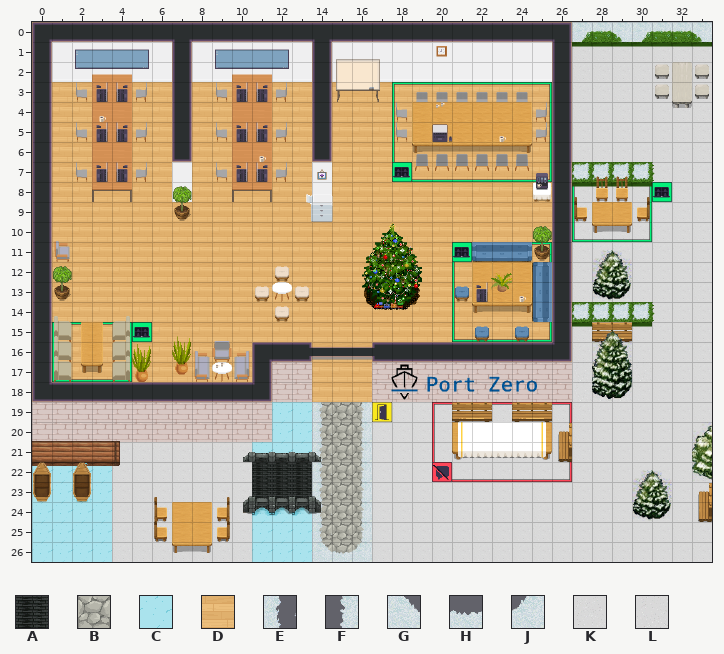
Two states of a Tiled map (JSON), office-xmas.tmj. This is how it looked before the edit.
Cells are 32x32 px. Shown: x 0..33, y 0..26.
Key: from "WA_Exterior": A 651, B 665, C 678; from "WA_Room_Builder": D 169; from "snowWIP": E 157, F 159, G 173, H 174, J 175; from "snow_on_stones": K 27, L 37.
_ is an empty cell, # one hidden under a higher layer.
Layers that did not change in this view are not listed.
Layer "boeden" before, first column x 0:
 0 ___________________________#######
 1 ___________________________#######
 2 ___________________________#######
 3 #DD##DD_DD##DD_DDDDDDDDDDD_#######
 4 #DD##DD_DD##DD_DDDDD####DD_#######
 5 #DD##DD_DD##DD_DDDDD#####D_#######
 6 #DD##DD_DD##DD_DDDDDDDDDDD_#######
 7 #DD##DD_DD##DD_DDDDDDDDDDD_#######
 8 #DDDDDD_DDDDDD_DDDDDDDDDDD_#######
 9 #DDDDDDDDDDDDD#DDDDDDDDDDD_#######
10 _DDDDDDDDDDDDDDDDDDDDDDDDD_#######
11 #DDDDDDDDDDDDDDDDDDDDDD#DD_#######
12 #DDDDDDDDDDDDDDDD##DDDDDDD_#######
13 #DDDDDDDDDDDDDDDD##DDDD#D#_#######
14 #DDDDDDDDDDDDDDDDDDDDDDDDD_#######
15 #DDDDDDDDDDDDDDDDDDDDDDDDD_#######
16 #DDDDDDDDDD___DDD__________#######
17 #DDDDDDDDDD_##DDD___##############
18 ____________##DDD___##############
19 ____________##BBB#################
20 ____________##BBB#################
21 ##############BBB#################
22 ###########AAABBB#################
23 ###########AAABBB#################
24 ##############BBB#################
25 ##############BBB#################
26 ##############BBB#################
Layer "schnee" before, first column x 0:
 0 __________________________________
 1 ___________________________KKKKKKK
 2 ___________________________KKKKKKK
 3 __________________________#KKKKK#K
 4 __________________________#KKKKKKK
 5 ___________________________KKKKKKK
 6 ___________________________KKKKKKK
 7 ___________________________####KKK
 8 ___________________________KKKKKKK
 9 ___________________________KKKKKKK
10 ___________________________KKKKKKK
11 ___________________________KKKKKKK
12 ___________________________KKKKKKK
13 ___________________________KKKKKKK
14 ___________________________#___KKK
15 ___________________________KKKKKKK
16 ___________________________KLLKKKK
17 ___________________________LLLLKKK
18 ___________________________LLLKKKK
19 ____________CCE_FKKKKKKKKKKKKKKKKK
20 ____________CCE_FKKKK####KKKKKKKKK
21 ____KKKKKKKCCCE_FKKKKKKKKKKKKKKKKK
22 CCCCKKKKKKK___E_FKKKKKKKKKKKKKKKKK
23 CCCCKKKKKKK___E_FKKKKKKKKKKKKKKKKK
24 CCCCKKKKKKKCCCE_FKKKKKKKKKKKKKKKKK
25 CCCCKKKKKKKCCCE_FKKKKKKKKKKKKKKKKK
26 CCCCKKKKKKKCCCGHJKKKKKKKKKKKKKKKKK
The result:
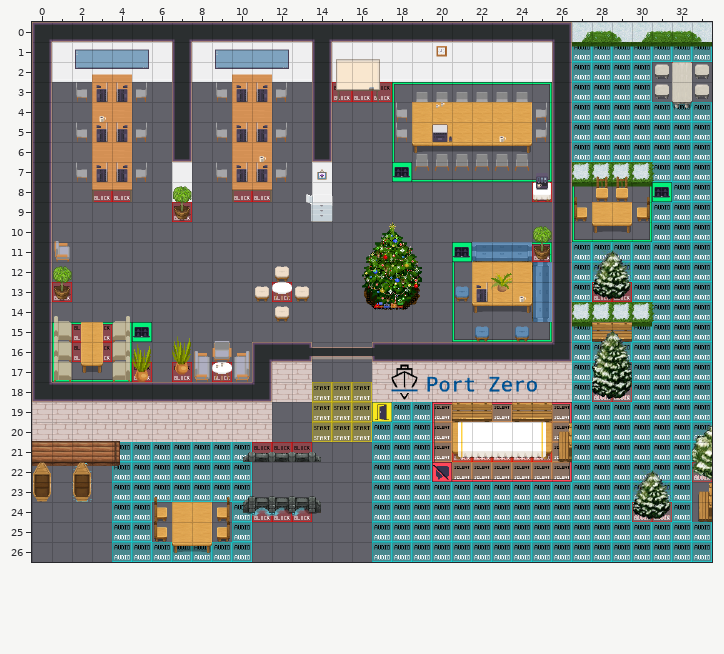
Difference:
Changed rows in their new state; . is an unchanged cell.
Layer "sound-eis" (now hidden):
first column x 0:
15 ..___.........
16 ..__..........
17 ....._........
19 ............__
20 ............__
22 ._._..........
23 ._._..........
24 ____..........
25 ____.......___
26 ____.......___
Layer "sound-weihnachten" (now hidden):
first column x 1:
 3 __..__.__..__.___........
 4 __..__.__..__.___........
 5 __..__.__..__.___........
 6 __..__.__..__.___........
 7 __..__.__..__.___........
 8 ______.______.___________
 9 _____________.___________
10 _________________________
11 ____________________.....
12 ________________..__.....
13 ________________..__.....
14 ____________________.....
15 ....._______________.....
16 ....______...............
17 ....______...............
Layer "boeden" (now hidden):
first column x 0:
 1 ..........................._______
 2 ..........................._____._
 3 .__..__.__..__.___________._____._
 4 .__..__.__..__.____......_._______
 5 .__..__.__..__.____......_._______
 6 .__..__.__..__.___________._______
 7 .__..__.__..__.___._______.....___
 8 .______.______.___________.____.__
 9 ._____________.___________._..____
10 ._________________________._______
11 .____________________...._._______
12 .________________..___....._______
13 .________________..___....._______
14 .________________________......___
15 .____.____________________._______
16 .__________...___.........._______
17 .__________...___.........._______
18 ..............___.........._______
19 ............______________________
20 ............_________.....________
21 ....______________________________
22 ____________________._____________
23 __________________________________
24 _______.._________________________
25 _______.._________________________
26 __________________________________
Layer "schnee" (now hidden):
first column x 0:
 1 ..........................._______
 2 ..........................._____._
 3 ..........................._____._
 4 ..........................._______
 5 ..........................._______
 6 ..........................._______
 7 ...............................___
 8 ...........................____.__
 9 ..........................._..____
10 ..........................._______
11 ..........................._______
12 ..........................._______
13 ..........................._______
14 ...............................___
15 ..........................._______
16 ..........................._______
17 ..........................._______
18 ..........................._______
19 ............___.__________________
20 ............___._____.....________
21 ....___________.__________________
22 ___________..._.____._____________
23 ___________..._.__________________
24 _______..______.__________________
25 _______..______.__________________
26 __________________________________
Boxes around the changes in both pictures, in picture pixels (x1, y1, x2, y2):
removed: (32, 46, 712, 562)
